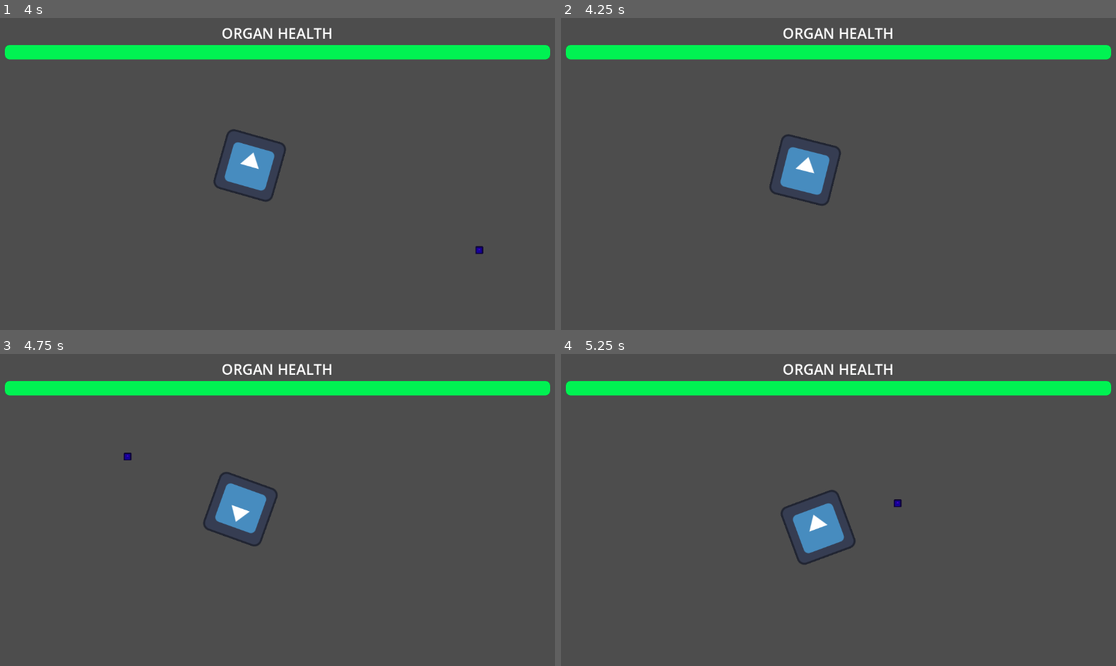
Above: before the commit, frames 1-4 (two rows, left to right).
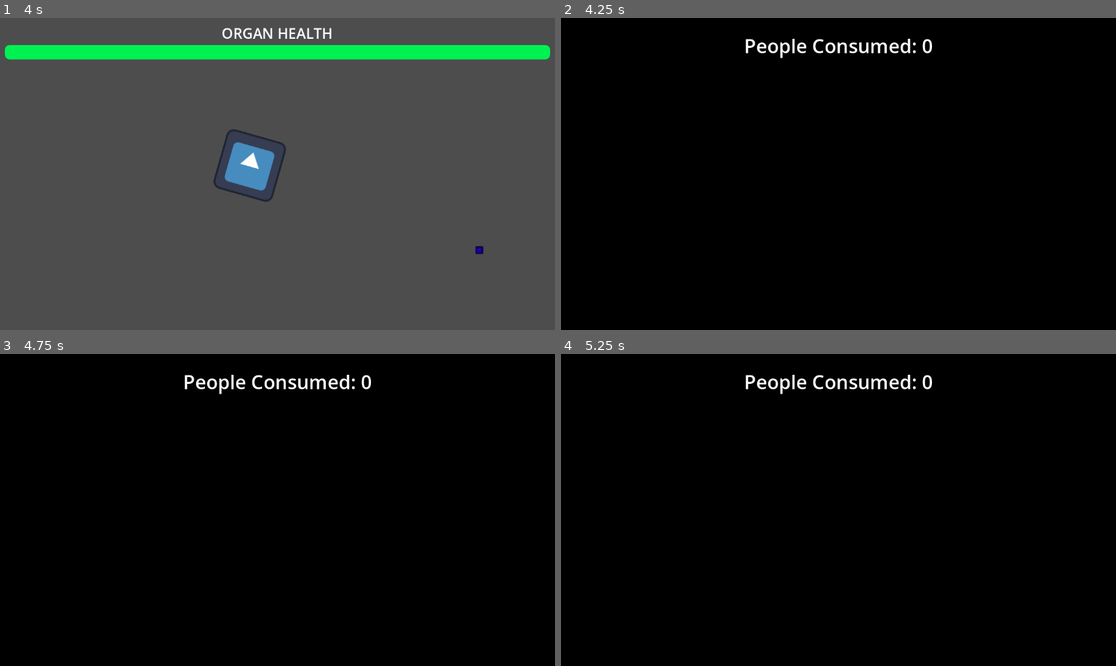
Above: after the commit, the same moments.

Repository: bgalerani94/godot-wild-jam-83
Game: Godot game, scene res://Prototypes/Scenes/test_scene.tscn
Same seed, same stepped clock (60 frames per second), same inputs: the game is played once before the commit and once after it. The engine's default icon, where the game draws it, is replaced by a stand-in: a white triangle on a blue panel in a dark square.
Inputs (mouse positions are in pixels of both pictures, inside the frame that each line leads up to):
- Up to frame 1 (4 s): tap Enter (ui_accept) at 0.5, 0.77, 1.25, 1.52, 2, 2.75, 3.02, 3.77 s; move the mouse to (399, 158) at 0.52 s; press the mouse at (399, 158) at 0.53 s; hold D (move_right) 0.53-1.28 s; move the mouse to (166, 189) at 1.27 s; release the mouse at (166, 189) at 1.28 s; hold S (move_down) 1.28-2.03 s; click (166, 189) at 1.35 s; move the mouse to (333, 105) at 2.02 s; press the mouse at (333, 105) at 2.03 s; hold D (move_right) 2.03-2.78 s; move the mouse to (249, 236) at 2.77 s; release the mouse at (249, 236) at 2.78 s; hold W (move_up) 2.78-3.53 s; click (249, 236) at 2.85 s; move the mouse to (444, 220) at 3.52 s; press the mouse at (444, 220) at 3.53 s; hold A (move_left) from 3.53 s (still down)
- Up to frame 2 (4.25 s): keep holding A (move_left); tap Escape (ui_cancel) at 4.15 s
- Up to frame 3 (4.75 s): keep holding A (move_left); move the mouse to (111, 463) at 4.27 s; release the mouse at (111, 463) at 4.28 s; click (111, 463) at 4.35 s; tap Enter (ui_accept) at 4.52 s
- Up to frame 4 (5.25 s): move the mouse to (866, 510) at 5.02 s; release A (move_left) at 5.03 s; press the mouse at (866, 510) at 5.03 s; hold S (move_down) from 5.03 s (still down)

Frame 1 is identical in both runs. In frame 2, 100% of the frame differs, in the area x 0-100%, y 0-100%; in frame 3, 100%; in frame 4, 100%.

Commit message:
added scene for the end game with all killed characters

Diff:
--- a/Scenes/organ_damage_component.tscn
+++ b/Scenes/organ_damage_component.tscn
@@ -4,4 +4,4 @@
 
 [node name="OrganDamageComponent" type="Node"]
 script = ExtResource("1_on4is")
-damage_rate = 100.0
+damage_rate = 500.0
--- a/Scenes/stomach.tscn
+++ b/Scenes/stomach.tscn
@@ -3,7 +3,7 @@
 [ext_resource type="PackedScene" uid="uid://d3yrjrvr4aio3" path="res://Scenes/organ_health_component.tscn" id="1_3uon5"]
 [ext_resource type="Script" uid="uid://dc4ka32ge834c" path="res://Scripts/base_organ.gd" id="1_tckbj"]
 
-[node name="Stomach" type="Node2D" node_paths=PackedStringArray("health_component")]
+[node name="Stomach" type="Node2D" node_paths=PackedStringArray("health_component") groups=["Organ"]]
 script = ExtResource("1_tckbj")
 health_component = NodePath("OrganHealthComponent")
 
--- a/Scripts/game_manager.gd
+++ b/Scripts/game_manager.gd
@@ -27,6 +27,12 @@
 	load_level()
 	load_transition_scene()
 
+
+func _input(event: InputEvent) -> void:
+	if event.is_action_pressed("ui_cancel"):
+		var current_scene = get_tree().get_first_node_in_group("Organ")
+		current_scene.queue_free()
+		get_tree().change_scene_to_file("res://UI/Scenes/name_display.tscn")
 
 # Função de gerar personagem
 func generate_character_info():
--- /dev/null
+++ b/UI/Scenes/name_display.tscn
@@ -0,0 +1,63 @@
+[gd_scene load_steps=2 format=3 uid="uid://bvqeueyxlbmrf"]
+
+[ext_resource type="Script" uid="uid://biwuemuykubex" path="res://UI/Scripts/name_display.gd" id="1_smusg"]
+
+[node name="NameDisplay" type="Control"]
+layout_mode = 3
+anchors_preset = 15
+anchor_right = 1.0
+anchor_bottom = 1.0
+grow_horizontal = 2
+grow_vertical = 2
+script = ExtResource("1_smusg")
+
+[node name="ColorRect" type="ColorRect" parent="."]
+z_index = -1
+layout_mode = 1
+anchors_preset = 15
+anchor_right = 1.0
+anchor_bottom = 1.0
+grow_horizontal = 2
+grow_vertical = 2
+color = Color(0, 0, 0, 1)
+
+[node name="VBoxContainer" type="VBoxContainer" parent="."]
+layout_mode = 1
+anchors_preset = 15
+anchor_right = 1.0
+anchor_bottom = 1.0
+grow_horizontal = 2
+grow_vertical = 2
+
+[node name="TitleMarginContainer" type="MarginContainer" parent="VBoxContainer"]
+layout_mode = 2
+theme_override_constants/margin_left = 10
+theme_override_constants/margin_top = 30
+theme_override_constants/margin_right = 10
+theme_override_constants/margin_bottom = 10
+
+[node name="PageTitle" type="Label" parent="VBoxContainer/TitleMarginContainer"]
+custom_minimum_size = Vector2(0, 70)
+layout_mode = 2
+theme_override_font_sizes/font_size = 40
+text = "HELLOOOOOOOO"
+horizontal_alignment = 1
+
+[node name="NameGridMrginContainer" type="MarginContainer" parent="VBoxContainer"]
+layout_mode = 2
+size_flags_vertical = 3
+theme_override_constants/margin_left = 200
+theme_override_constants/margin_top = 50
+theme_override_constants/margin_right = 200
+
+[node name="ScrollContainer" type="ScrollContainer" parent="VBoxContainer/NameGridMrginContainer"]
+layout_mode = 2
+size_flags_vertical = 3
+
+[node name="GridContainer" type="GridContainer" parent="VBoxContainer/NameGridMrginContainer/ScrollContainer"]
+layout_mode = 2
+size_flags_horizontal = 6
+size_flags_vertical = 6
+theme_override_constants/h_separation = 100
+theme_override_constants/v_separation = 50
+columns = 2
--- /dev/null
+++ b/UI/Scripts/name_display.gd
@@ -0,0 +1,40 @@
+extends Control
+
+@onready var page_title: Label = $VBoxContainer/TitleMarginContainer/PageTitle
+@onready var grid_container: GridContainer = $VBoxContainer/NameGridMrginContainer/ScrollContainer/GridContainer
+
+var names_array : Array
+
+func _ready() -> void:
+	page_title.text = "People Consumed: %s" %CharacterGenerator.completed_character.size()
+
+	names_array = CharacterGenerator.completed_character.duplicate()
+	names_array.sort()
+	setup_names(names_array)
+
+func setup_names(names : Array):
+	# Apaga lista de nomes anteriores
+	for child in grid_container.get_children():
+		child.queue_free()
+
+	grid_container.columns = check_columns(names.size())
+
+	for name in names:
+		add_new_label(name)
+
+# Adiciona uma label nova dentro do grid
+func add_new_label(name):
+	var name_label = Label.new()
+	name_label.text = name
+	name_label.add_theme_color_override("font_color", Color.WHITE)
+	name_label.add_theme_font_size_override("font_size", 70)
+	grid_container.add_child(name_label)
+
+# Checa uantidade de nomes para definir quantas colunas terá a grid
+func check_columns(name_amount):
+	if name_amount <= 10:
+		return 2
+	if name_amount <= 20:
+		return 3
+	else:
+		return 4
Not shown, added: UI/Scripts/name_display.gd.uid
